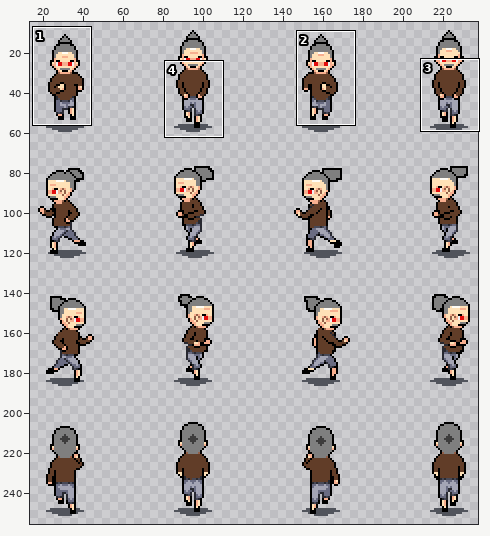
Two versions of one sprite sheet, assets/nils_run.png. The picture above shows the old version from afar; the outline marks the close-up.
Close-up. Before:
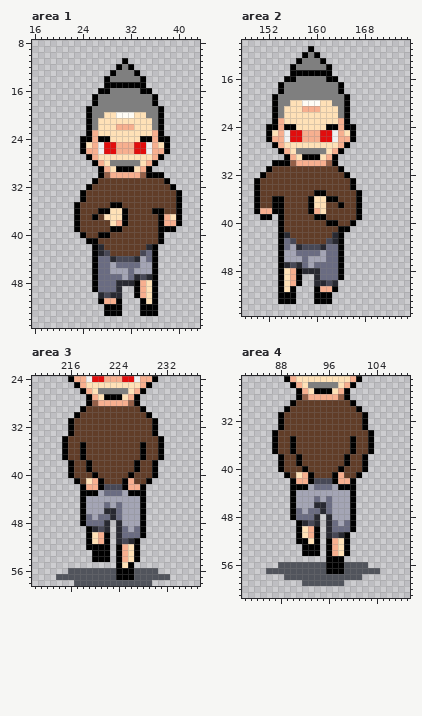
The file is 256x256 pixels. Shown: area 1: x 16..43, y 8..55; area 2: x 148..175, y 10..55; area 3: x 210..237, y 24..58; area 4: x 82..109, y 25..61. The wide view leaves out empty margins. The commit also changed other parts of the picture, which this record leaves out.
The result:
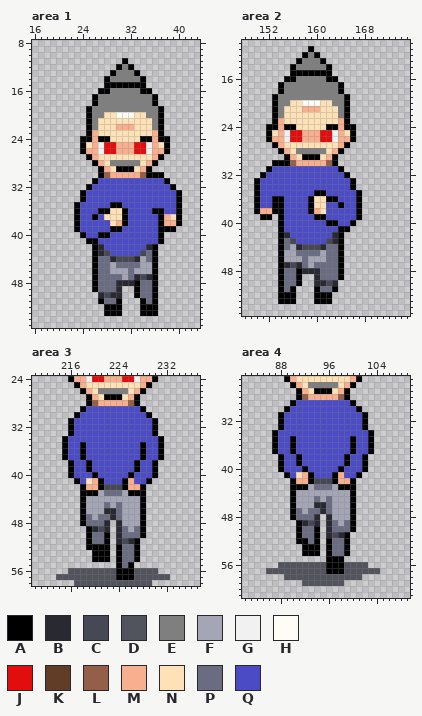
Palette (. is transparent): A #000000  B #282931  C #474856  D #51545c  E #7f7f7f  F #a4a5b5  G #f1f1f1  H #fffcf5  J #e20d0d  K #613d28  L #935f48  M #f7af8f  N #ffe1b7  P #6a6c82  Q #4b4bc6
Edits made:
Area 1:
y 31: x 27..37 KKKKKKKKKKK -> QQQQQQQQQQQ
y 32: x 26..38 KKKKKKKKKKKKK -> QQQQQQQQQQQQQ
y 33..34: x 25..39 KKKKKKKKKKKKKKK -> QQQQQQQQQQQQQQQ
y 35: x 24..28 KKKKK -> QQQQQ; x 31..39 KKKKKKKKK -> QQQQQQQQQ
y 36: x 24..26 KKK -> QQQ; x 32..35 KKKK -> QQQQ; x 38..39 KK -> QQ
y 37: x 24..25 KK -> QQ; x 27 K -> Q; x 32..36 KKKKK -> QQQQQ
y 38: x 24..28 KKKKK -> QQQQQ; x 32..36 KKKKK -> QQQQQ
y 39: x 24..28 KKKKK -> QQQQQ; x 31..36 KKKKKK -> QQQQQQ
y 40: x 25..26 KK -> QQ; x 29..36 KKKKKKKK -> QQQQQQQQ
y 41: x 27..36 KKKKKKKKKK -> QQQQQQQQQQ
y 42: x 28..34 KKKKKKK -> QQQQQQQ
y 43: x 29..33 KKKKK -> QQQQQ
y 48..50: x 34..35 MN -> PP
y 51: x 28..29 MM -> PP; x 35 N -> P
Area 2:
y 31: x 153..163 KKKKKKKKKKK -> QQQQQQQQQQQ
y 32: x 152..164 KKKKKKKKKKKKK -> QQQQQQQQQQQQQ
y 33..34: x 151..165 KKKKKKKKKKKKKKK -> QQQQQQQQQQQQQQQ
y 35: x 151..159 KKKKKKKKK -> QQQQQQQQQ; x 162..166 KKKKK -> QQQQQ
y 36: x 151..152 KK -> QQ; x 155..158 KKKK -> QQQQ; x 164..166 KKK -> QQQ
y 37: x 151..152 KK -> QQ; x 155..158 KKKK -> QQQQ; x 162..163 KK -> QQ; x 165..166 KK -> QQ
y 38: x 155..158 KKKK -> QQQQ; x 162..166 KKKKK -> QQQQQ
y 39: x 155..159 KKKKK -> QQQQQ; x 162..166 KKKKK -> QQQQQ
y 40: x 155..161 KKKKKKK -> QQQQQQQ; x 164..165 KK -> QQ
y 41: x 155..163 KKKKKKKKK -> QQQQQQQQQ
y 42: x 156..162 KKKKKKK -> QQQQQQQ
y 43: x 157..161 KKKKK -> QQQQQ
y 48..50: x 155..156 NM -> PP
y 51: x 155 N -> P; x 161..162 MM -> PP
Area 3:
y 29: x 219..227 KKKKKKKKK -> QQQQQQQQQ
y 30: x 218..228 KKKKKKKKKKK -> QQQQQQQQQQQ
y 31..33: x 217..229 KKKKKKKKKKKKK -> QQQQQQQQQQQQQ
y 34: x 216..230 KKKKKKKKKKKKKKK -> QQQQQQQQQQQQQQQ
y 35..37: x 216..217 KK -> QQ; x 219..227 KKKKKKKKK -> QQQQQQQQQ; x 229..230 KK -> QQ
y 38..39: x 217..218 KK -> QQ; x 220..226 KKKKKKK -> QQQQQQQ; x 228..229 KK -> QQ
y 40: x 217..219 KKK -> QQQ; x 221..225 KKKKK -> QQQQQ; x 227..229 KKK -> QQQ
y 41: x 218 K -> Q; x 222..224 KKK -> QQQ; x 227..228 KK -> QQ
y 50..51: x 220..221 NM -> PP
y 52..54: x 225..226 MN -> PP
y 55: x 225 N -> P
Area 4:
y 29: x 91..99 KKKKKKKKK -> QQQQQQQQQ
y 30: x 90..100 KKKKKKKKKKK -> QQQQQQQQQQQ
y 31..33: x 89..101 KKKKKKKKKKKKK -> QQQQQQQQQQQQQ
y 34: x 88..102 KKKKKKKKKKKKKKK -> QQQQQQQQQQQQQQQ
y 35..37: x 88..89 KK -> QQ; x 91..99 KKKKKKKKK -> QQQQQQQQQ; x 101..102 KK -> QQ
y 38..39: x 89..90 KK -> QQ; x 92..98 KKKKKKK -> QQQQQQQ; x 100..101 KK -> QQ
y 40: x 89..91 KKK -> QQQ; x 93..97 KKKKK -> QQQQQ; x 99..101 KKK -> QQQ
y 41: x 90 K -> Q; x 94..96 KKK -> QQQ; x 99..100 KK -> QQ
y 50..51: x 92..93 NM -> PP
y 52: x 93 N -> P; x 97..98 MN -> PP
y 53..54: x 97..98 MN -> PP
